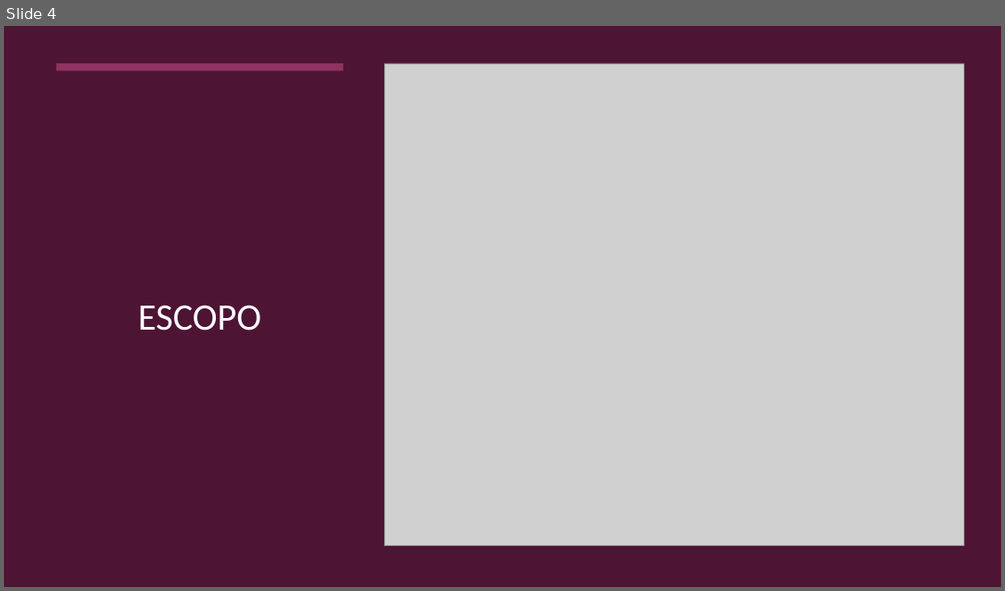
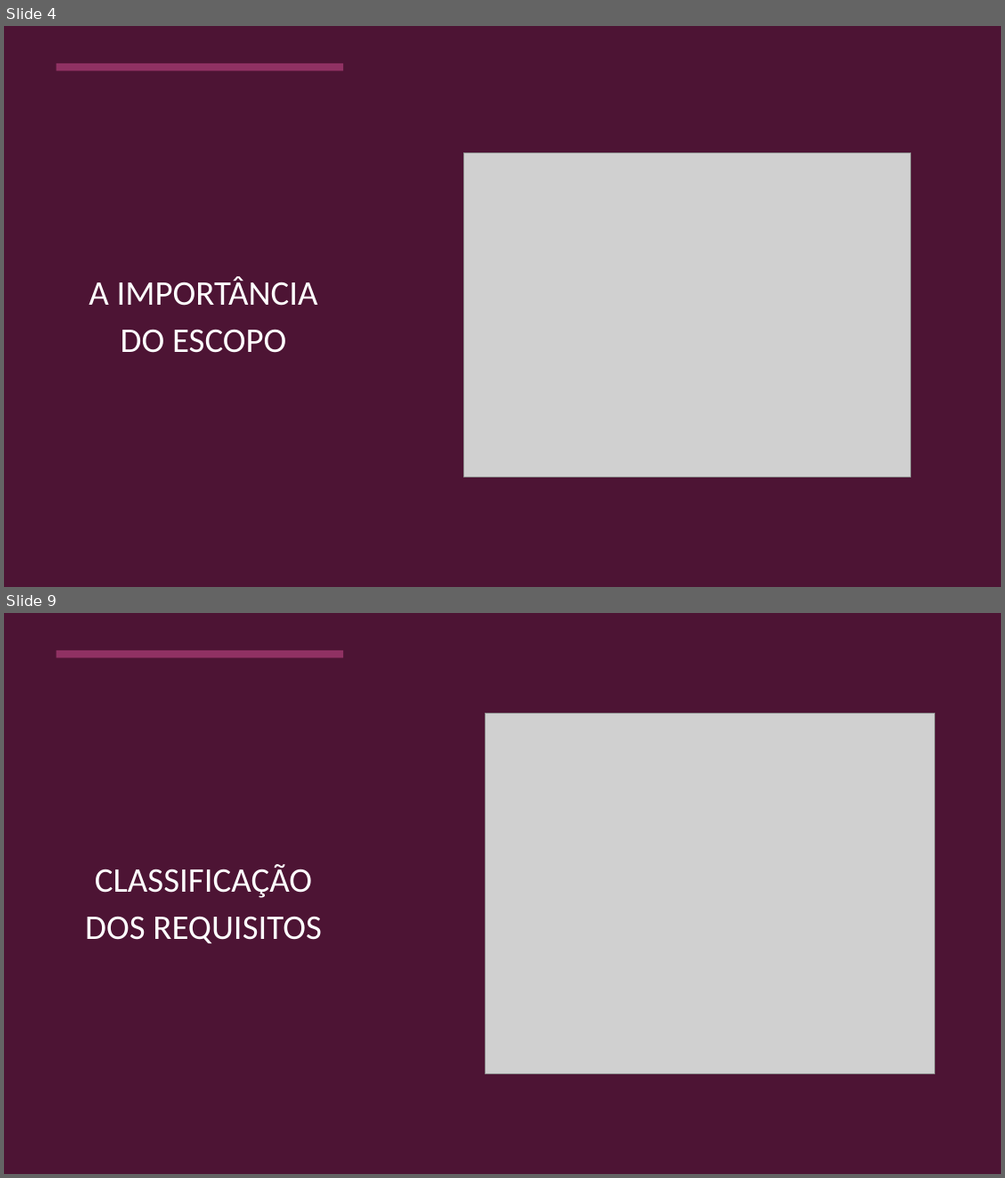
Before and after one commit to DanyloSPTech/1CCO, a slide deck: Socioemocional/Slides para dar aula/Escopo e Restrições.pptx. Shown one above the other, each under a label of ours: slide 4 before the commit, slides 4 and 9 after it; the slides between them are not shown. The pictures are 1005x591 and 1005x1178 pixels, drawn with LibreOffice and Linux fonts; fonts in the diff are those of the drawing; grey boxes stand for pictures. Boxes give left, top, right and bottom in pixels: in the first picture for what was removed or moved away, otherwise in the second. Text is boxed around its words. In the diff, an @@ line names an element or a change of style, - is before the commit and + after.

```diff
--- a/Socioemocional/Slides para dar aula/Escopo e Restrições.pptx
+++ b/Socioemocional/Slides para dar aula/Escopo e Restrições.pptx
@@ slide 9 added at [4, 613, 1001, 1174], background #FFFFFF @@
@@ rectangle added at [4, 613, 1001, 1174], fill #4D1434 @@
@@ rectangle added at [57, 650, 343, 657], fill #903163 @@
@@ picture added at [485, 714, 935, 1073] @@
@@ text added at [85, 864, 321, 943], 33.3 pt, text #FFFFFF @@
+CLASSIFICAÇÃO
+DOS REQUISITOS
@@ slide 4 changed as well @@
@@ picture: place and size @@
-picture at [385, 63, 964, 546]
+picture at [464, 153, 910, 477]
@@ text at [89, 276, 318, 353]: text changed; size 36 to 33.3 pt @@
-ESCOPO
+A IMPORTÂNCIA
+DO ESCOPO
```
Also in this commit, not shown: 2 other slides changed, 5 other slides added, 3 slides removed.
